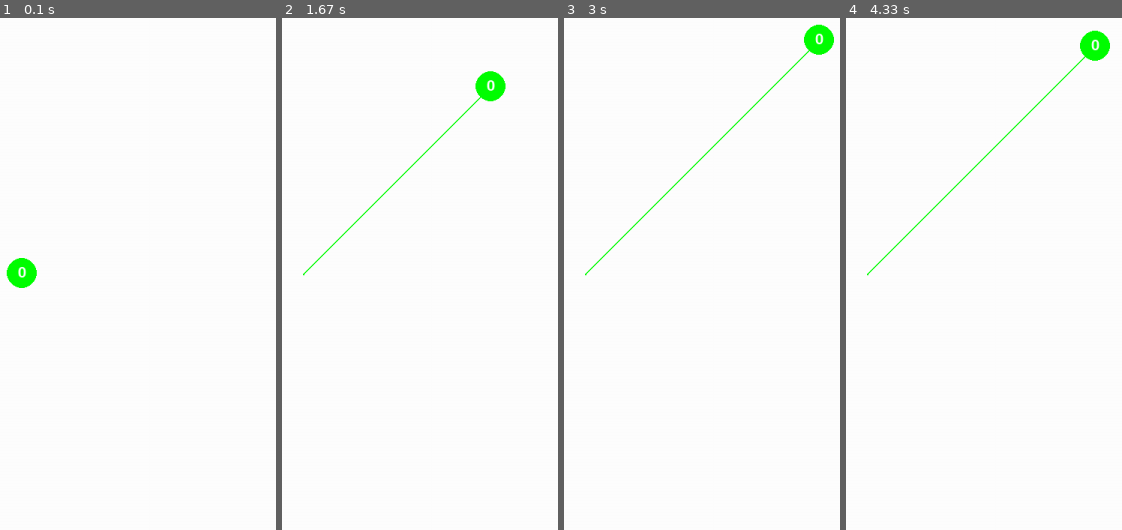
Above: before the commit, frames 1-4 (left to right).
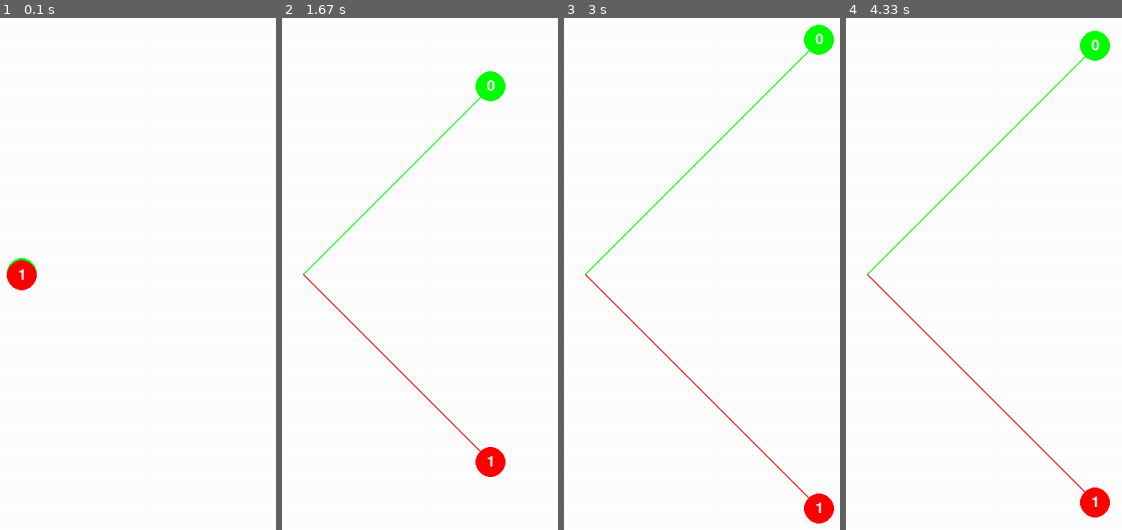
Above: after the commit, the same moments.

Repository: shawinmihail/re-formation-tests
Game: pygame game, started from main2d.py
Same seed, same stepped clock (60 frames per second), same inputs: the game is played once before the commit and once after it.
Inputs:
- Up to frame 1 (0.1 s): no input
- Up to frame 2 (1.67 s): no input
- Up to frame 3 (3 s): no input
- Up to frame 4 (4.33 s): no input

The runs differ from the first frame. In frame 1, 0.5% of the frame differs, in the area x 2-14%, y 47-54%; in frame 2, 0.9%; in frame 3, 1.0%, in the area x 7-98%, y 50-99%; in frame 4, 1.0%.

Commit message:
added second copter

Diff:
--- a/main.py
+++ b/main.py
@@ -121,8 +121,8 @@
 
 while True:
     rf = formation_square6(2)
-    r = generate_points(6, 5)
-    # r = formation_wedge6()
+    # r = generate_points(6, 5)
+    r = formation_wedge6()
 
     for p in r:
         plt.plot(p[0],p[1], 'k+', markersize=10)
--- a/main2d.py
+++ b/main2d.py
@@ -33,18 +33,25 @@
 
 t_prev = time.time()
 
-x_desired = np.array([10, 10])
+x_desired1 = np.array([10, 10])
+x_desired2 = np.array([10, -10])
 
 
-copter = Copter.Copter(0, np.array([0, 0]), np.array([0, 0]), 1, 20)
-copterPainter = Copter.CopterPainter(copter, green, gameDisplay, (px_ratio, display_width, display_height), True)
+copter1 = Copter.Copter(0, np.array([0, 0]), np.array([0, 0]), 1, 20)
+copterPainter1 = Copter.CopterPainter(copter1, green, gameDisplay, (px_ratio, display_width, display_height), True)
+
+copter2 = Copter.Copter(1, np.array([0, 0]), np.array([0, 0]), 1, 20)
+copterPainter2 = Copter.CopterPainter(copter2, red, gameDisplay, (px_ratio, display_width, display_height), True)
 
 
 def update(dt):
 
-    accel = pid.get_prop_diff_control(copter.x, x_desired, copter.v)
-    copter.move(accel, dt)
-    copterPainter.draw()
+    accel1 = pid.get_prop_diff_control(copter1.x, x_desired1, copter1.v)
+    accel2 = pid.get_prop_diff_control(copter2.x, x_desired2, copter2.v)
+    copter1.move(accel1, dt)
+    copter2.move(accel2, dt)
+    copterPainter1.draw()
+    copterPainter2.draw()
 
 
 while not crashed:
Not shown, changed: utils.pyc
